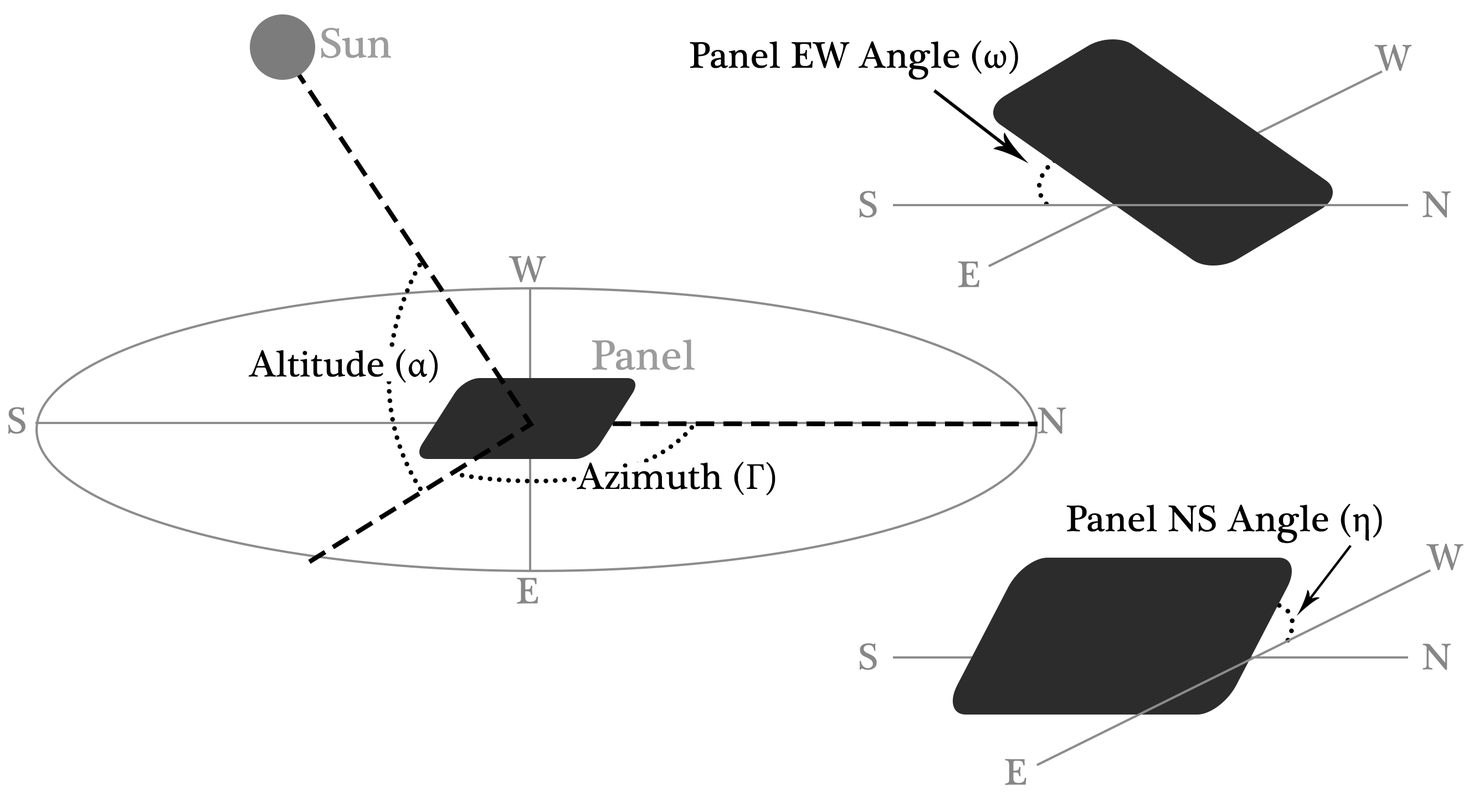
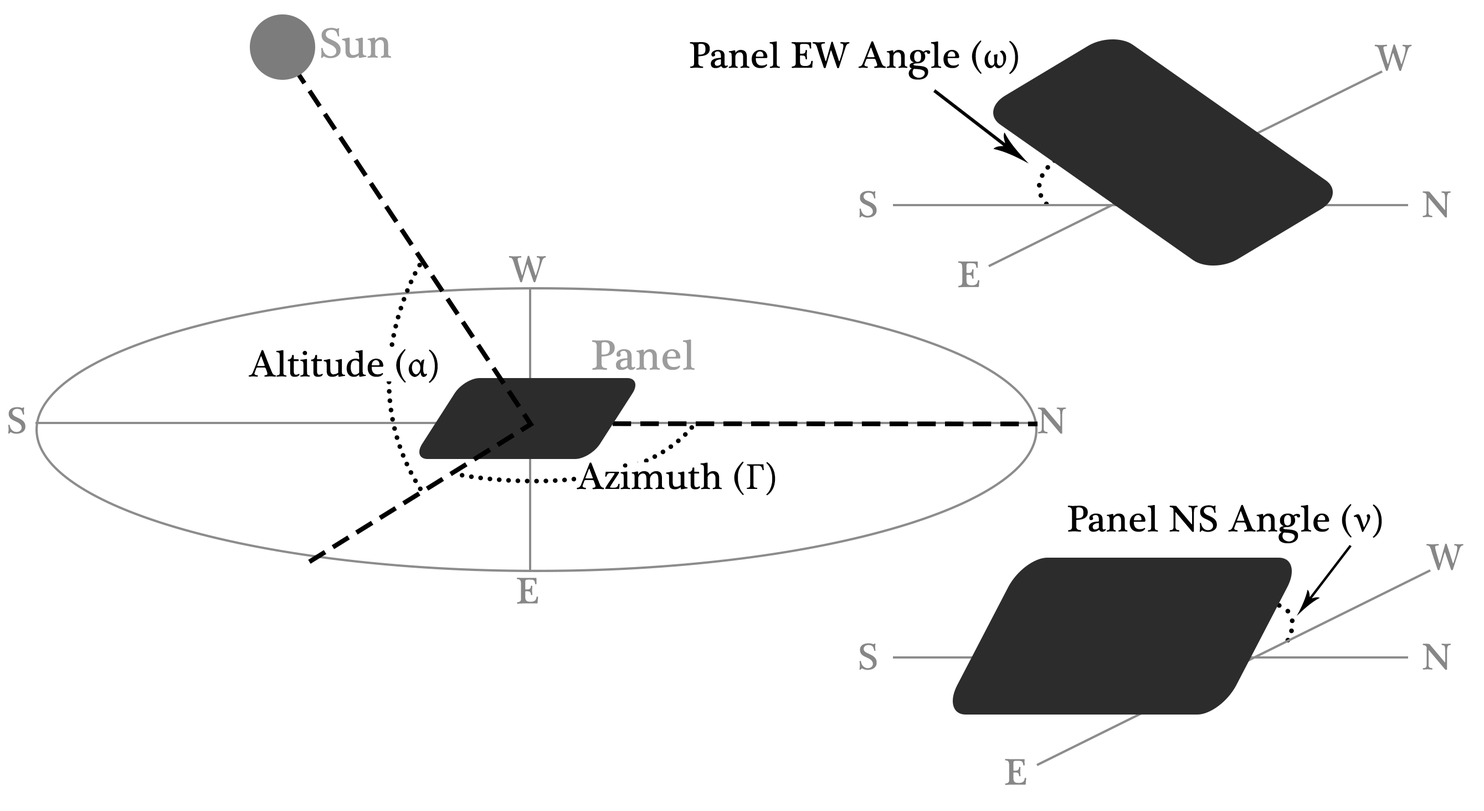
Before/after of a 1484px x 811px layered artwork. What changed in the layer stack:
moved "solar panel" (1st of 3, in "everything" › "Angle EW" › "nsew copy") above "Shape 1" over [1113, 203, 1329, 207]
moved "solar panel" (2nd of 3, in "everything" › "Angle NS" › "nsew copy") above "Shape 2" over [1136, 657, 1252, 715]
painted on "Azimuth copy" over [1066, 503, 1383, 544]
